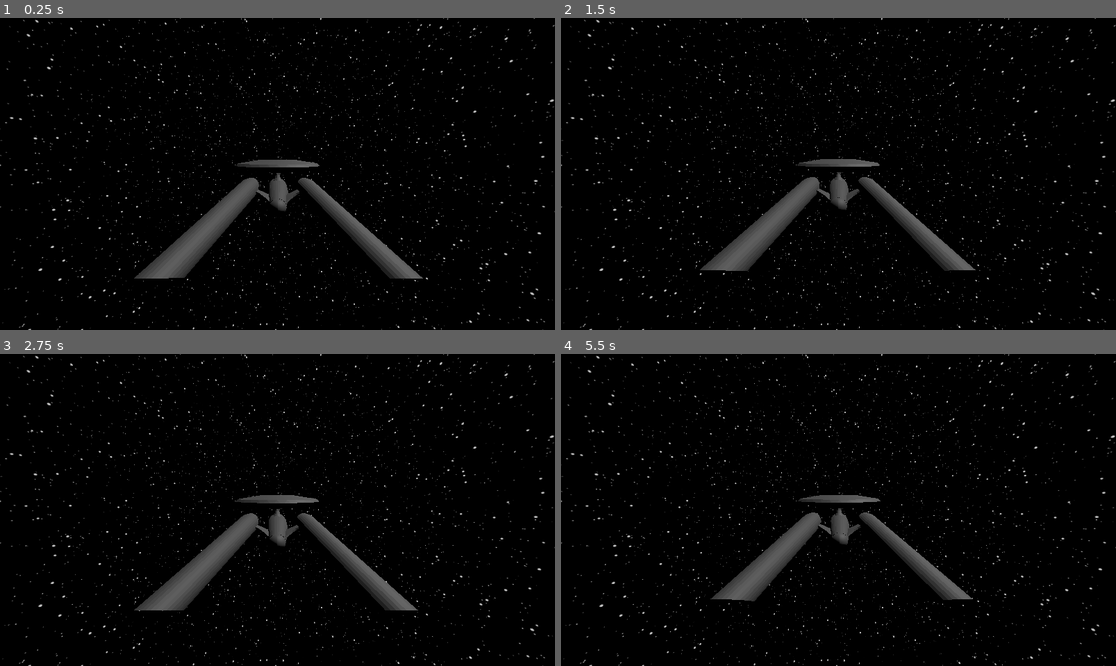
Above: before the commit, frames 1-4 (two rows, left to right).
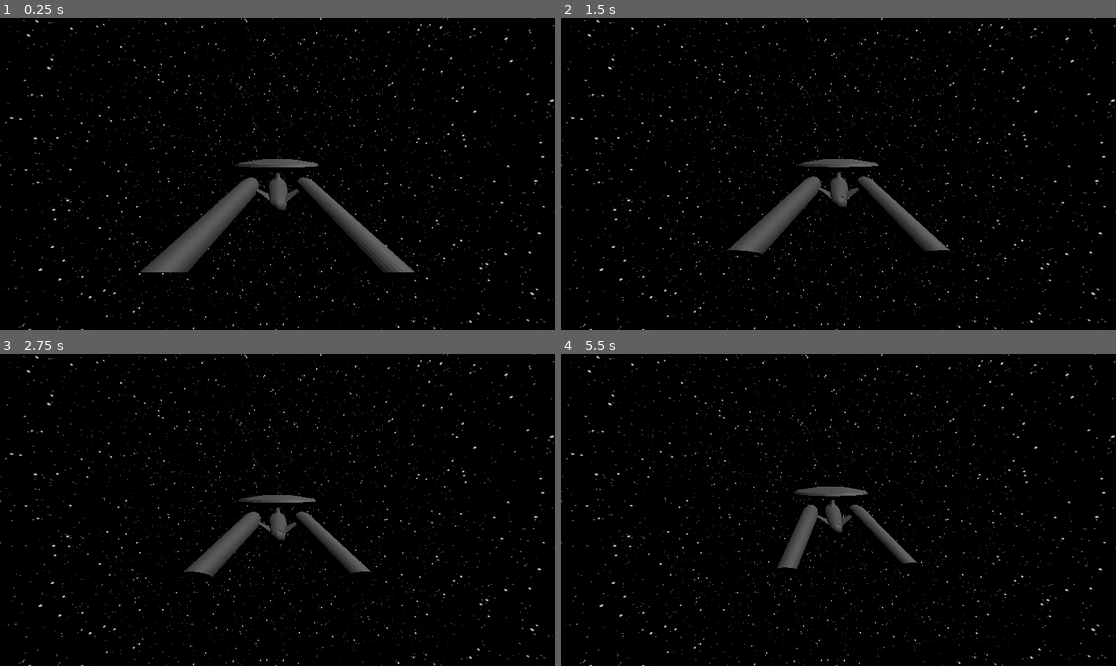
Above: after the commit, the same moments.

Repository: Joe-Downs/3d-pursuit
Game: Godot game, scene res://node_3d.tscn
The game is run twice, just before and just after one commit, with the same random seed, the same clock (stepped at 60 frames per second) and the same inputs.
Inputs:
- Up to frame 1 (0.25 s): no input
- Up to frame 2 (1.5 s): no input
- Up to frame 3 (2.75 s): no input
- Up to frame 4 (5.5 s): no input

The runs differ from the first frame. In frame 1, 0.5% of the frame differs, in the area x 24-77%, y 45-84%; in frame 2, 1.2%; in frame 3, 2.1%; in frame 4, 3.6%, in the area x 26-75%, y 42-80%.

Commit message:
Make the ship randomly change directions and rotate doing so

Diff:
--- a/ship.gd
+++ b/ship.gd
@@ -8,7 +8,7 @@
 func shoot():
 	return
 
-func move_and_rotate(delta, direction: Array, hard=false, speed=0):
+func move_and_rotate(delta, direction: Array, hard=false, change=false, speed=0):
 	# We want to steer in the following directions, each with "HARD" variants:
 	# - UP
 	# - DOWN
@@ -22,7 +22,12 @@
 	# Up/Down
 	var heave = 0
 
+	var roll = 0
+	var pitch = 0
+	var yaw = 0
+
 	var multiplier = speed * delta
+	var rotation_mult = speed * delta * 5
 
 	if hard:
 		multiplier *= 10
@@ -35,30 +40,48 @@
 				surge = -1
 			Direction.UP:
 				heave = 1
+				pitch = 1
 			Direction.DOWN:
 				heave = -1
+				pitch = -1
 			Direction.LEFT:
 				sway = -1
+				yaw = 1
 			Direction.RIGHT:
 				sway = 1
+				yaw = -1
 
 	surge *= multiplier
 	heave *= multiplier
 	sway *= multiplier
 
-	position += Vector3(surge,heave,sway)
-	#rotation += Vector3(0,0,0.5*delta)
+	# if !change:
+	# 	rotation_mult = 0
+
+	pitch = deg_to_rad(pitch * rotation_mult)
+	yaw = deg_to_rad(yaw * rotation_mult)
+	roll = deg_to_rad(roll * rotation_mult)
+
+	position += Vector3(surge, heave, sway)
+	rotation += Vector3(roll, yaw, pitch)
 	return
 
 func _init():
 	print("Initializing ships...")
 	seed(12345)
+	# directions.append(Direction.FORWARD)
+	# directions.append(Direction.LEFT)
 	for i in range(MAX_DIRECTIONS):
-		directions.append(0)
+		directions.append(Direction.FORWARD)
 
 func _process(delta):
-	for i in range(MAX_DIRECTIONS):
-		directions[i] = randi() % len(Direction)
-	print(directions)
-	move_and_rotate(delta, directions, false, 1)
+	var change = false
+	# Chance to change direction
+	if !(randi() % 250):
+		change = true
+		for i in range(MAX_DIRECTIONS):
+			directions[i] = randi() % len(Direction)
+		print("Changing directions")
+		print(directions)
+	move_and_rotate(delta, directions, false, change, 1)
 	return
